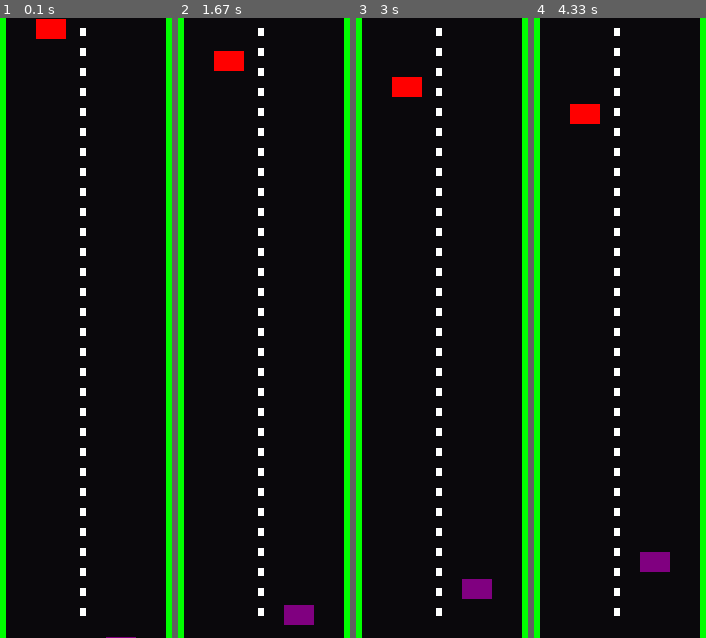
Above: before the commit, frames 1-4 (left to right).
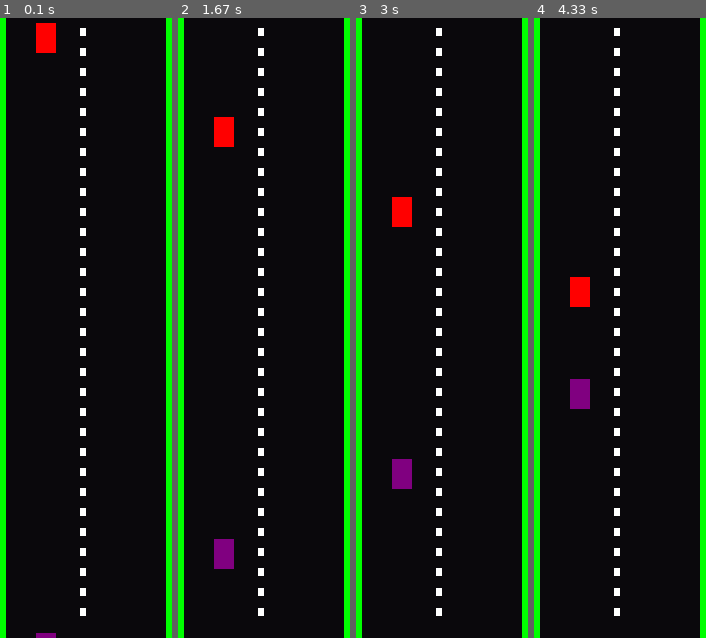
Above: after the commit, the same moments.

Repository: Alexg-z/AnimPygame
Game: pygame game, started from movObjeto1.py
Same seed, same stepped clock (60 frames per second), same inputs: the game is played once before the commit and once after it.
Inputs:
- Up to frame 1 (0.1 s): no input
- Up to frame 2 (1.67 s): no input
- Up to frame 3 (3 s): no input
- Up to frame 4 (4.33 s): no input

The runs differ from the first frame. In frame 1, 0.6% of the frame differs, in the area x 20-80%, y 0-100%; in frame 2, 2.3%, in the area x 20-80%, y 5-98%; in frame 3, 2.3%; in frame 4, 2.3%.

Commit message:
Avances Cuarta firma giro circular

Diff:
--- a/movObjeto1.py
+++ b/movObjeto1.py
@@ -36,7 +36,7 @@
 
 #
 x = 0
-x2 = 580
+x2 = 270
 y = 0
 y2 = 620
 
@@ -49,14 +49,22 @@
     dibujarPistaVertical()
     #dibujarPistaHorizontal()
     #Cuadro Rojo
-    py.draw.rect(pantalla, ROJO,[190,y,30,20])
+    py.draw.rect(pantalla, ROJO,[190,y,20,30])
     x+=1
     y+=1
     #Cuadro Morado
-    py.draw.rect(pantalla, MORADO,[260,y2,30,20])
+    if y2 > 300:
+        x = 190
+    if y2 < 350:
+        #x = 260
+        for i in range(190,260,5):
+            x = i
+
+
+    py.draw.rect(pantalla, MORADO,[x,y2,20,30])
     x2-=1
     y2-=1
     py.display.flip()
-    reloj.tick(20)
+    reloj.tick(60)
 
 py.quit()
